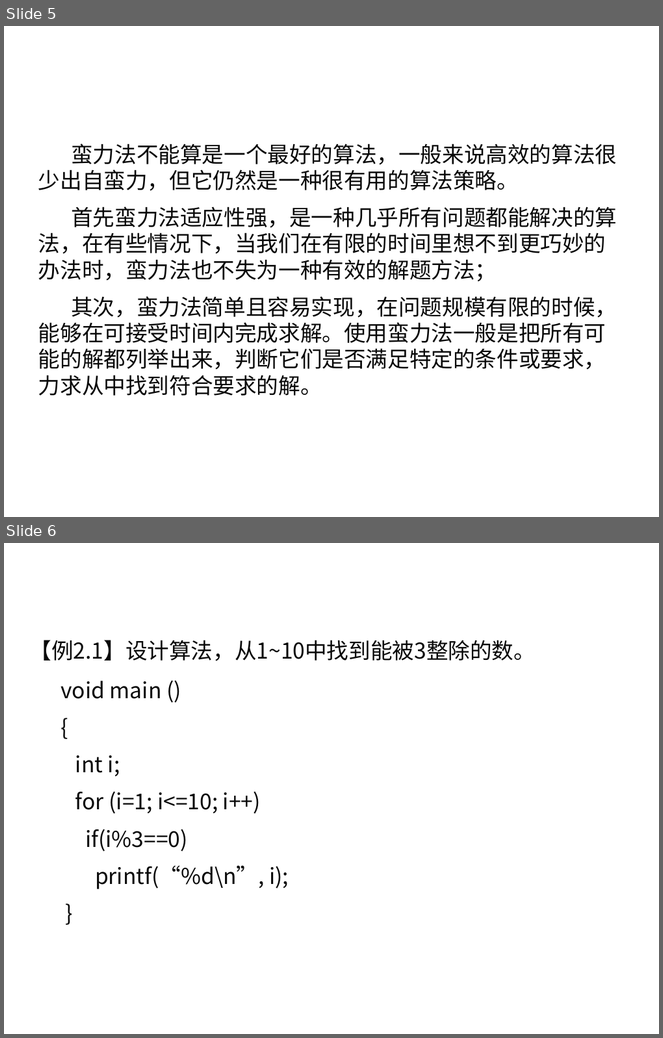
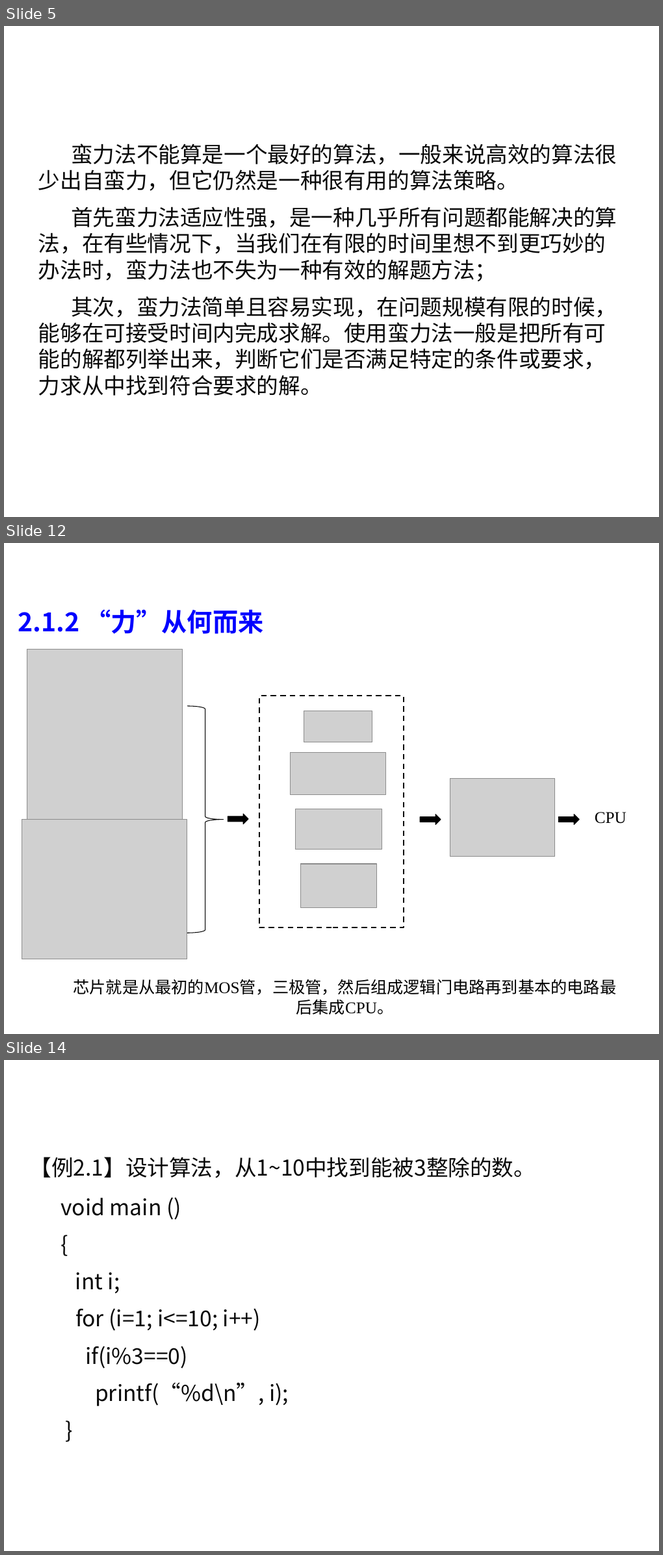
Before and after one commit to liutongling/DP, a slide deck: file/第2章 蛮力法.pptx. Shown one above the other, each under a label of ours: slides 5 and 6 before the commit, slides 5, 12 and 14 after it; the slides between them are not shown. The pictures are 663x1038 and 663x1555 pixels, drawn with LibreOffice and Linux fonts; fonts in the diff are those of the drawing; grey boxes stand for pictures; background and template pictures are left out. Boxes give left, top, right and bottom in pixels: in the first picture for what was removed or moved away, otherwise in the second. Text is boxed around its words. In the diff, an @@ line names an element or a change of style, - is before the commit and + after.

```diff
--- a/file/第2章 蛮力法.pptx
+++ b/file/第2章 蛮力法.pptx
@@ slide 12 added at (4, 543, 659, 1034), background #FFFFFF @@
@@ text added at (18, 609, 263, 634), 28 pt, text #0000FF, bold @@
+2.1.2 “力”从何而来
@@ picture added at (27, 649, 182, 824) @@
@@ rectangle added at (259, 696, 404, 928), outline #000000 1.5 pt dashed @@
@@ right brace added at (187, 706, 224, 934), outline #000000 0.75 pt @@
@@ picture added at (304, 711, 372, 742) @@
@@ picture added at (290, 753, 386, 795) @@
@@ picture added at (450, 778, 555, 857) @@
@@ right arrow added at (228, 814, 249, 824), fill #000000, outline #000000 0.75 pt @@
@@ picture added at (296, 809, 382, 850) @@
@@ right arrow added at (420, 814, 441, 824), fill #000000, outline #000000 0.75 pt @@
@@ right arrow added at (559, 814, 580, 824), fill #000000, outline #000000 0.75 pt @@
@@ text added at (595, 812, 627, 824), 18 pt, text #000000 @@
+CPU
@@ picture added at (22, 819, 187, 959) @@
@@ picture added at (301, 864, 378, 908) @@
@@ text added at (73, 979, 616, 1015), 18 pt, text #000000 @@
+芯片就是从最初的MOS管，三极管，然后组成逻辑门电路再到基本的电路最后集成CPU。
@@ what was slide 6 is now slide 14 @@
```
Also in this commit, not shown: 7 other slides added.
